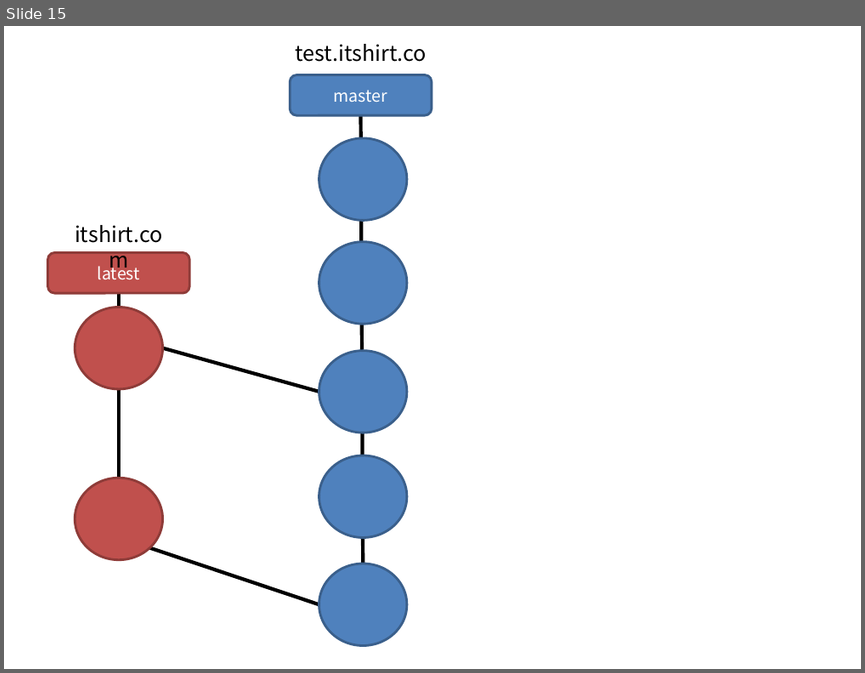
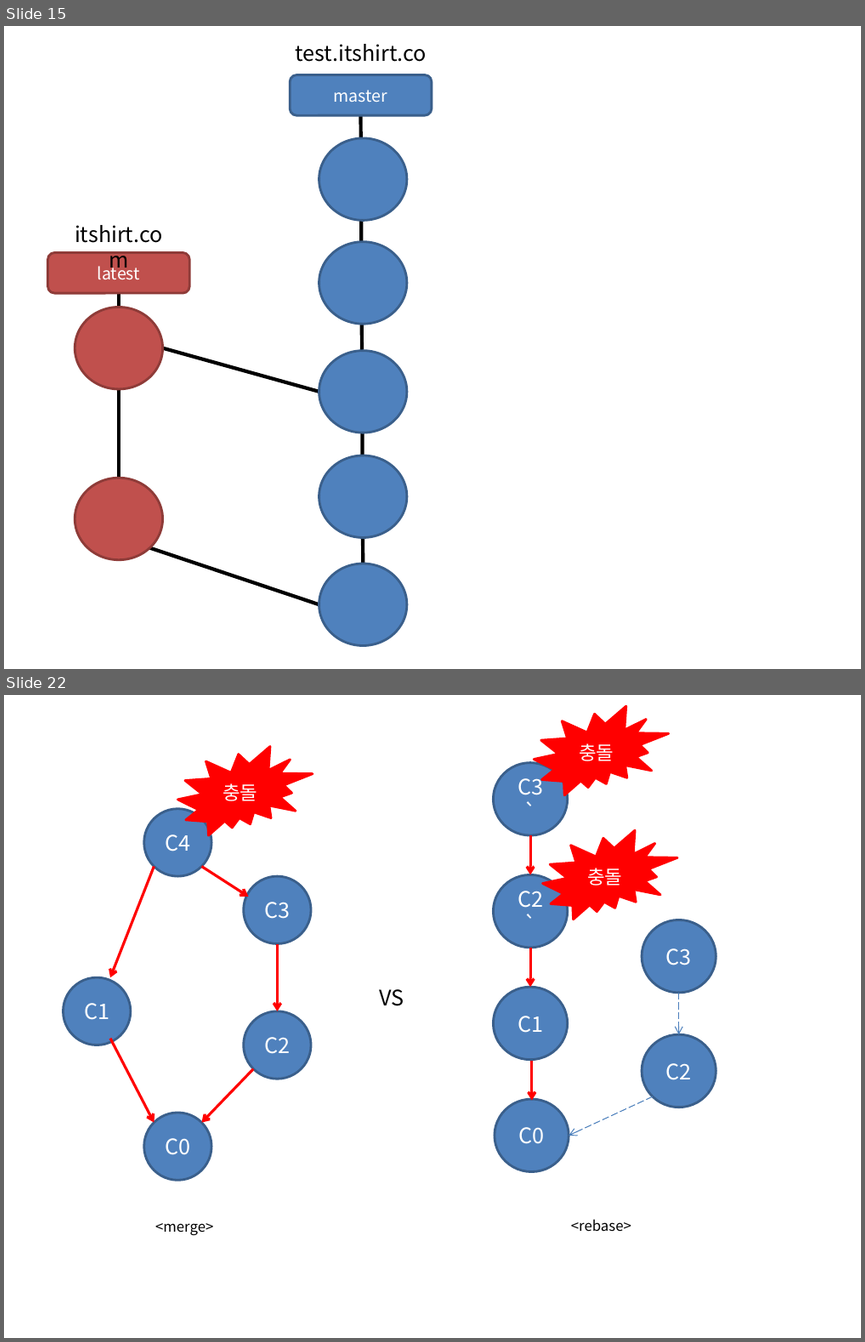
Before and after one commit to devToroko/git_study, a slide deck: 이미지작업.pptx. Shown one above the other, each under a label of ours: slide 15 before the commit, slides 15 and 22 after it; the slides between them are not shown. The pictures are 865x673 and 865x1342 pixels, drawn with LibreOffice and Linux fonts; fonts in the diff are those of the drawing. Boxes give left, top, right and bottom in pixels: in the first picture for what was removed or moved away, otherwise in the second. Text is boxed around its words. In the diff, an @@ line names an element or a change of style, - is before the commit and + after.

```diff
--- a/이미지작업.pptx
+++ b/이미지작업.pptx
@@ slide 22 added at bbox=[4, 695, 861, 1338], background #FFFFFF @@
@@ irregular seal added at bbox=[534, 706, 668, 795], fill #FF0000, outline #FF0000 2 pt, 16 pt, text #FFFFFF @@
+충돌
@@ irregular seal added at bbox=[178, 746, 313, 835], fill #FF0000, outline #FF0000 2 pt, 16 pt, text #FFFFFF @@
+충돌
@@ ellipse added at bbox=[494, 763, 568, 835], fill #4F81BD, outline #3A5F8C 2 pt, 18 pt, text #FFFFFF @@
+C3`
@@ ellipse added at bbox=[143, 809, 211, 877], fill #4F81BD, outline #3A5F8C 2 pt, 18 pt, text #FFFFFF @@
+C4
@@ arrow added from (530, 835) to (530, 875), #FF0000 2.25 pt @@
@@ irregular seal added at bbox=[543, 830, 677, 919], fill #FF0000, outline #FF0000 2 pt, 16 pt, text #FFFFFF @@
+충돌
@@ arrow added from (154, 867) to (110, 978), #FF0000 2.25 pt @@
@@ arrow added from (202, 867) to (248, 896), #FF0000 2.25 pt @@
@@ ellipse added at bbox=[244, 876, 312, 943], fill #4F81BD, outline #3A5F8C 2 pt, 18 pt, text #FFFFFF @@
+C3
@@ ellipse added at bbox=[494, 875, 568, 947], fill #4F81BD, outline #3A5F8C 2 pt, 18 pt, text #FFFFFF @@
+C2`
@@ ellipse added at bbox=[642, 919, 716, 993], fill #4F81BD, outline #3A5F8C 2 pt, 18 pt, text #FFFFFF @@
+C3
@@ arrow added from (278, 943) to (278, 1011), #FF0000 2.25 pt @@
@@ arrow added from (530, 947) to (530, 987), #FF0000 2.25 pt @@
@@ ellipse added at bbox=[64, 978, 131, 1045], fill #4F81BD, outline #3A5F8C 2 pt, 18 pt, text #FFFFFF @@
+C1
@@ text added at bbox=[379, 989, 404, 1006], 18 pt, text #000000 @@
+VS
@@ ellipse added at bbox=[494, 987, 568, 1060], fill #4F81BD, outline #3A5F8C 2 pt, 18 pt, text #FFFFFF @@
+C1
@@ arrow added from (678, 993) to (678, 1034), #4B7EBC 0.75 pt dashed @@
@@ ellipse added at bbox=[244, 1011, 312, 1079], fill #4F81BD, outline #3A5F8C 2 pt, 18 pt, text #FFFFFF @@
+C2
@@ arrow added from (110, 1038) to (154, 1123), #FF0000 2.25 pt @@
@@ ellipse added at bbox=[642, 1034, 716, 1107], fill #4F81BD, outline #3A5F8C 2 pt, 18 pt, text #FFFFFF @@
+C2
@@ arrow added from (253, 1068) to (202, 1123), #FF0000 2.25 pt @@
@@ arrow added from (532, 1061) to (532, 1100), #FF0000 2.25 pt @@
@@ ellipse added at bbox=[494, 1099, 568, 1171], fill #4F81BD, outline #3A5F8C 2 pt, 18 pt, text #FFFFFF @@
+C0
@@ arrow added from (653, 1096) to (568, 1135), #4B7EBC 0.75 pt dashed @@
@@ ellipse added at bbox=[143, 1112, 211, 1180], fill #4F81BD, outline #3A5F8C 2 pt, 18 pt, text #FFFFFF @@
+C0
@@ text added at bbox=[155, 1223, 213, 1235], 12 pt, text #000000 @@
+<merge>
@@ text added at bbox=[571, 1219, 631, 1231], 12 pt, text #000000 @@
+<rebase>
```
Also in this commit, not shown: 7 other slides added, 37 other files.
